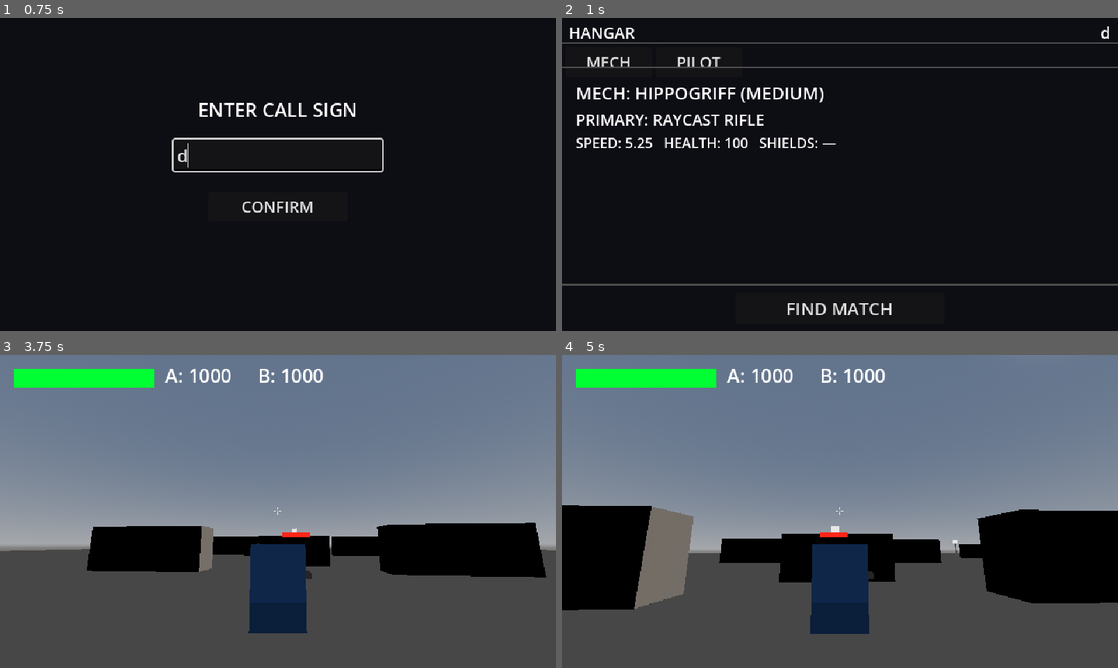
Above: before the commit, frames 1-4 (two rows, left to right).
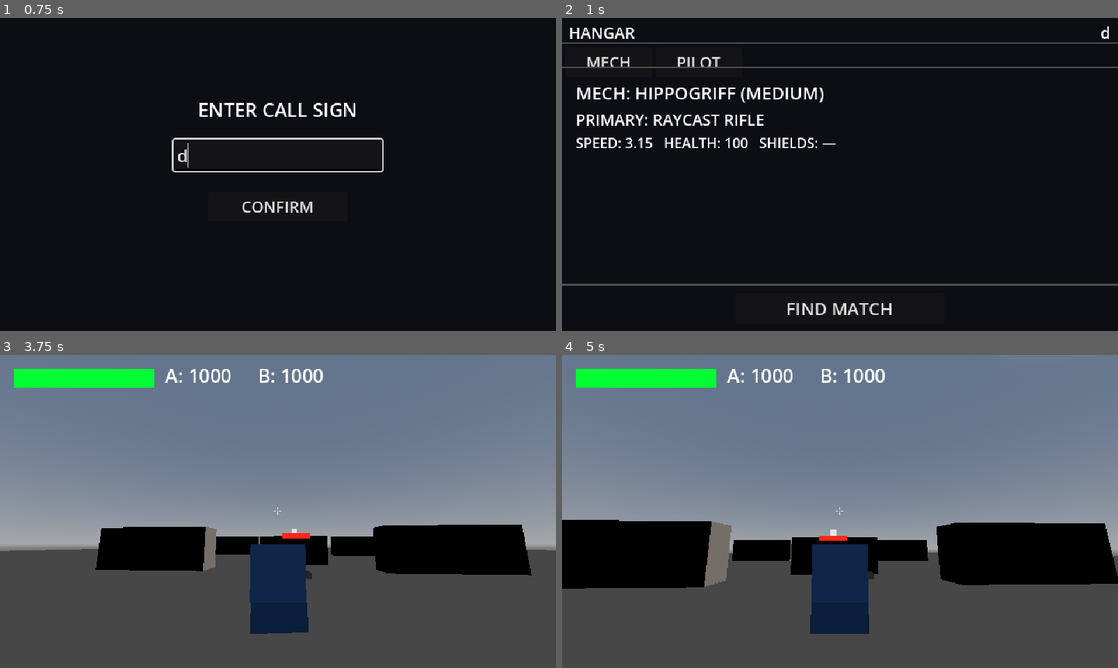
Above: after the commit, the same moments.

Repository: jonathandaley/Hardpoint
Game: Godot game, scene res://scenes/ui/TitleScreen.tscn
Two runs of this game, one before a commit and one after it. Both use one fixed random seed, a clock stepped at 60 frames per second and the inputs below.
Inputs (mouse positions are in pixels of both pictures, inside the frame that each line leads up to):
- Up to frame 1 (0.75 s): tap Enter (ui_accept) at 0.5 s; move the mouse to (400, 158) at 0.52 s; press the mouse at (400, 158) at 0.53 s; hold D (move_right) from 0.53 s (still down)
- Up to frame 2 (1 s): keep holding D (move_right); tap Enter (ui_accept) at 0.77 s
- Up to frame 3 (3.75 s): release D (move_right) at 1.25 s; release the mouse at (400, 495) at 1.25 s; click "MECH" at 1.25 s; click "PILOT" at 2 s; click "FIND MATCH" at 2.75 s; tap Enter (ui_accept) at 3.5 s; move the mouse to (250, 511) at 3.52 s; hold W (move_forward) from 3.53 s (still down); right-click (250, 511) at 3.6 s
- Up to frame 4 (5 s): keep holding W (move_forward); tap Enter (ui_accept) at 3.77 s; move the mouse to (851, 505) at 4.27 s; press the mouse at (851, 505) at 4.28 s

Frame 1 is identical in both runs. In frame 2, less than 0.1% of the frame differs, in the area x 11-15%, y 38-42%; in frame 3, 1.4%; in frame 4, 10%, in the area x 0-100%, y 48-82%.

Commit message:
Tune Hippogriff: 60% speed, 0.75s full reverse
walk_speed: 5.25 → 3.15 (×0.6)
turn_acceleration: 60 → 8.4  (2×3.15 / 0.75s)

Co-Authored-By: Claude Sonnet 4.6 <noreply@anthropic.com>

Diff:
--- a/resources/mechs/Hippogriff.tres
+++ b/resources/mechs/Hippogriff.tres
@@ -8,9 +8,9 @@
 display_name = "Hippogriff"
 class_tag = "Medium"
 max_health = 100.0
-walk_speed = 5.25
+walk_speed = 3.15
 has_shields = false
 hardpoint_count = 2
-turn_acceleration = 60.0
+turn_acceleration = 8.4
 leg_rotation_speed = 15.0
 scene = ExtResource("2")
--- a/scripts/Mech.gd
+++ b/scripts/Mech.gd
@@ -16,7 +16,7 @@
 signal died
 signal damaged
 
-@export var base_walk_speed: float = 5.25
+@export var base_walk_speed: float = 3.15
 @export var base_reload_rate: float = 1.0
 @export var max_health: float = 100.0
 @export var team: int = 0
